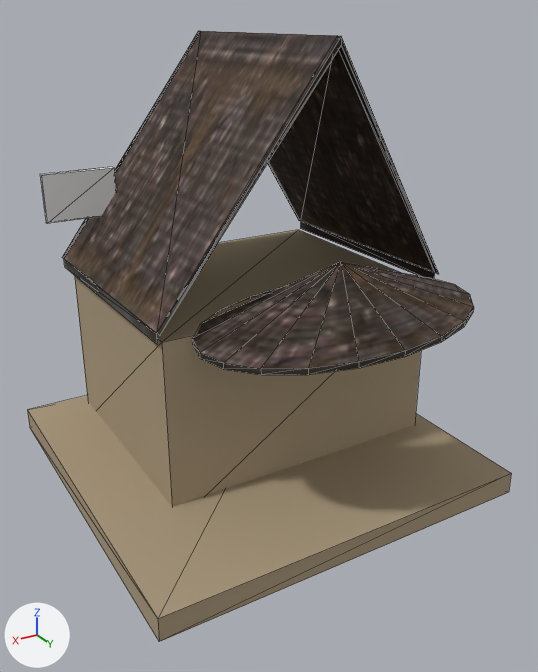
Two versions of the glTF model assets/dist/dweller_building_housing/lod2.glb, one commit apart.
Camera for both pictures: a 50 mm camera at (1.8, 3.19, 2.33) aimed at (-0.02, 0.17, 0.81). Lighting does not change. The marker at lower left points along +X, +Y and +Z. The picture after the commit comes second. Mesh edges are drawn as thin lines. Vertices at exactly the same position are counted once.

In view in the first picture: 'dweller_building_housing'.
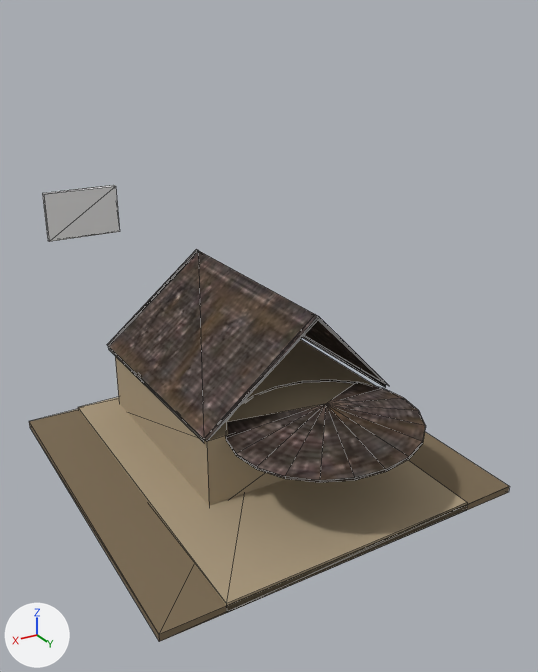
The edits, one by one:
Material 'dirt' (mat_dirt) is new.
Its base color is (0.195, 0.144, 0.0844) (brown #7a6a52).
Its roughness is 1.0.
me_dweller_building_housing is used by ob_dweller_building_housing; location (0.0, 0.0, 0.0).
me_dweller_building_housing had 93 vertices, 122 faces and spanned x -1.0..1.0, y -1.0..1.0, z 0.0..2.25.
me_dweller_building_housing now has 101 vertices, 134 faces and spans x -1.0..1.0, y -1.0..1.0, z 0.0..1.46.
me_dweller_building_housing part 1: the loose piece of 41 vertices spanning x -0.93..0.54, y 0.04..1.0, z 0.96..1.28 is scaled about the mesh origin by (0.693, 1, 0.431).
me_dweller_building_housing part 2: the loose piece of 28 vertices spanning x -0.95..0.7, y -0.96..0.39, z 1.0..2.25 is scaled about the mesh origin by (0.693, 1, 0.431).
me_dweller_building_housing part 3: the loose piece of 8 vertices spanning x 0.4..0.8, y -0.81..-0.79, z 1.3..1.56 is moved by (0.0, 0.0, -0.1).
me_dweller_building_housing part 4: a new loose piece, a box spanning x -0.62..0.45, y -0.92..0.35, z 0.0..0.43, in mat_wall_proxy (beige #a9987c).
me_dweller_building_housing part 5: a new loose piece, a box spanning x -0.692..0.692, y -1.0..1.0, z 0.0..0.052, in mat_wall_proxy (beige #a9987c).
me_dweller_building_housing part 6: the loose piece of 8 vertices spanning x -0.9..0.65, y -0.92..0.35, z 0.0..1.0 is deleted.
Part 7, on me_dweller_building_housing:
4 vertices are removed from x -1.0..1.0, y -1.0..1.0, z 0.12.
10 faces are deleted.
4 vertices are added at (-1.0, -1.0, 0.04), (1.0, -1.0, 0.04), (1.0, 1.0, 0.04), (-1.0, 1.0, 0.04).
10 new faces join them, mat_dirt (brown #7a6a52).
me_dweller_building_housing gains material mat_dirt (brown #7a6a52).

Changed parts and their boxes (x1, y1, x2, y2) in the pictures (538 x 672 px; the box of a moved part takes in the faces that stretch with it):
'dweller_building_housing', reshaped (25% shorter): before (27, 31, 511, 642); after (29, 185, 509, 642)
part 1 of me_dweller_building_housing, moved or reshaped: before (192, 262, 474, 375); after (226, 380, 426, 483)
part 2 of me_dweller_building_housing, moved or reshaped: before (62, 31, 439, 344); after (107, 249, 389, 443)
part 3 of me_dweller_building_housing, moved or reshaped: before (40, 167, 116, 224); after (42, 185, 120, 242)
part 4 of me_dweller_building_housing, added (beige): after (115, 339, 377, 506)
part 5 of me_dweller_building_housing, added (beige): after (78, 397, 467, 613)
part 6 of me_dweller_building_housing, deleted (beige): before (74, 230, 421, 507)
part 7 of me_dweller_building_housing, moved or reshaped: before (27, 395, 511, 642); after (29, 409, 509, 642)
